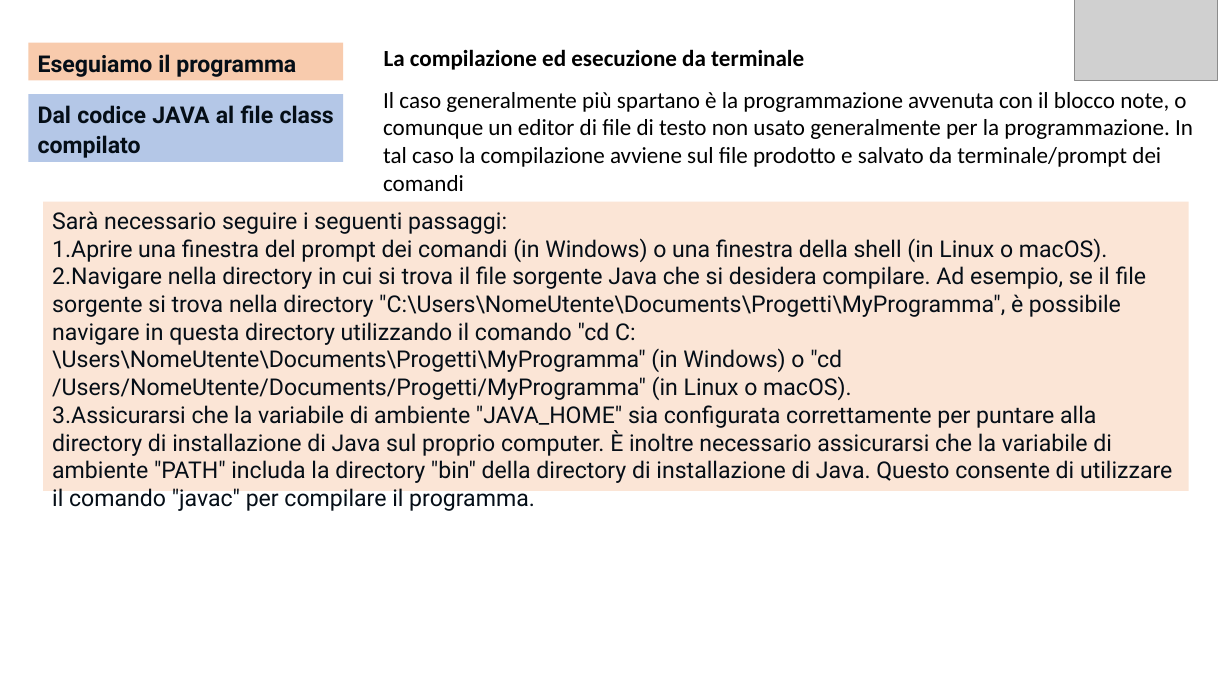
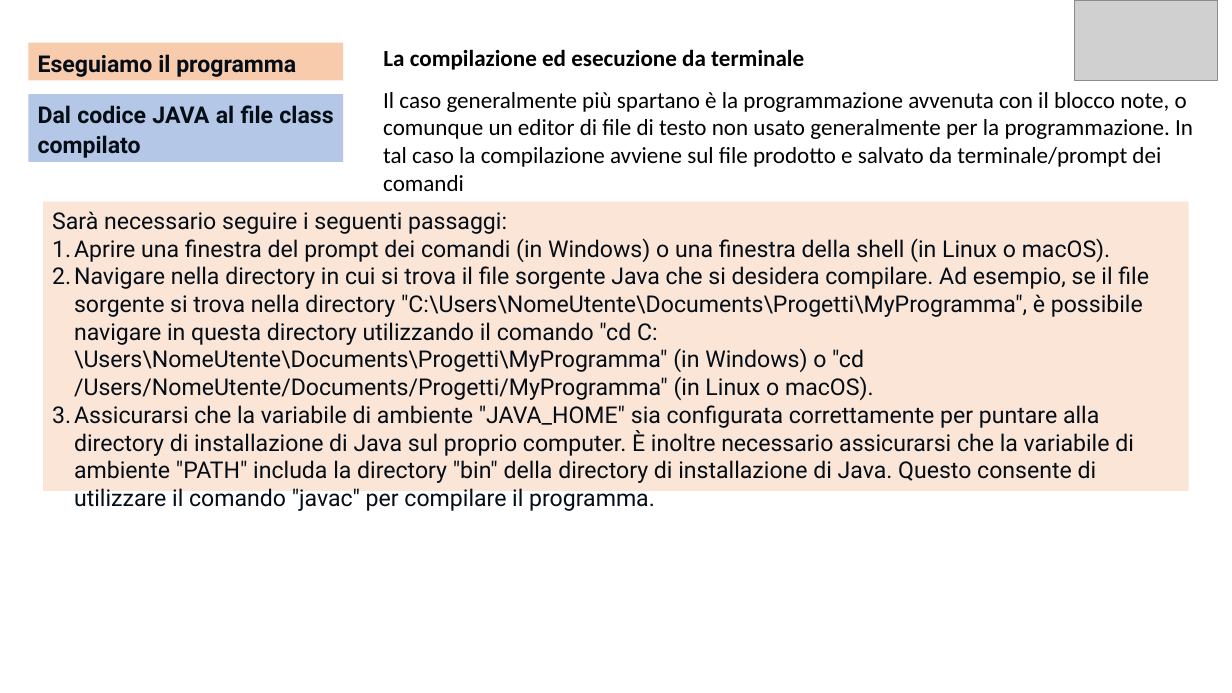
Before and after one commit to Skyblade93/AccademyJava, a slide deck: slide 69 of AccademiJava/Slide/Java base - blocco 2 - La struttura.pptx. Drawn at 1232x693 pixels with LibreOffice and Linux fonts; fonts in the diff are those of the drawing; grey boxes stand for pictures. Boxes give left, top, right and bottom in pixels: in the first picture for what was removed or moved away, otherwise in the second. Text is boxed around its words. In the diff, an @@ line names an element or a change of style, - is before the commit and + after.

Commit message:
Modify : Changes          application.properties          Elettricista.java          ElettricistaDto.java          ElettricistaMapper.java          ElettricistaRepository.java          ElettricistaService.java          Java base - blocco 2 - La struttura.pptx

```diff
--- a/AccademiJava/Slide/Java base - blocco 2 - La struttura.pptx
+++ b/AccademiJava/Slide/Java base - blocco 2 - La struttura.pptx
@@ text in rectangle at [74,238,1149,483]: indent changed @@
```
Also in this commit, not shown: 63 other slides changed, 7 other files.
